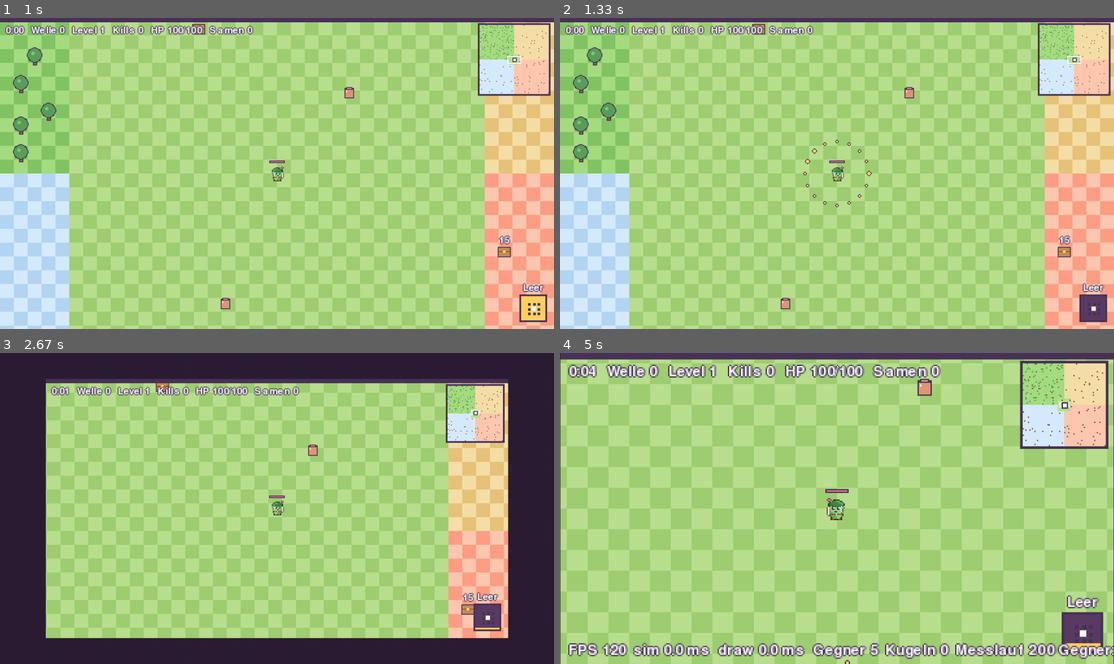
Above: before the commit, frames 1-4 (two rows, left to right).
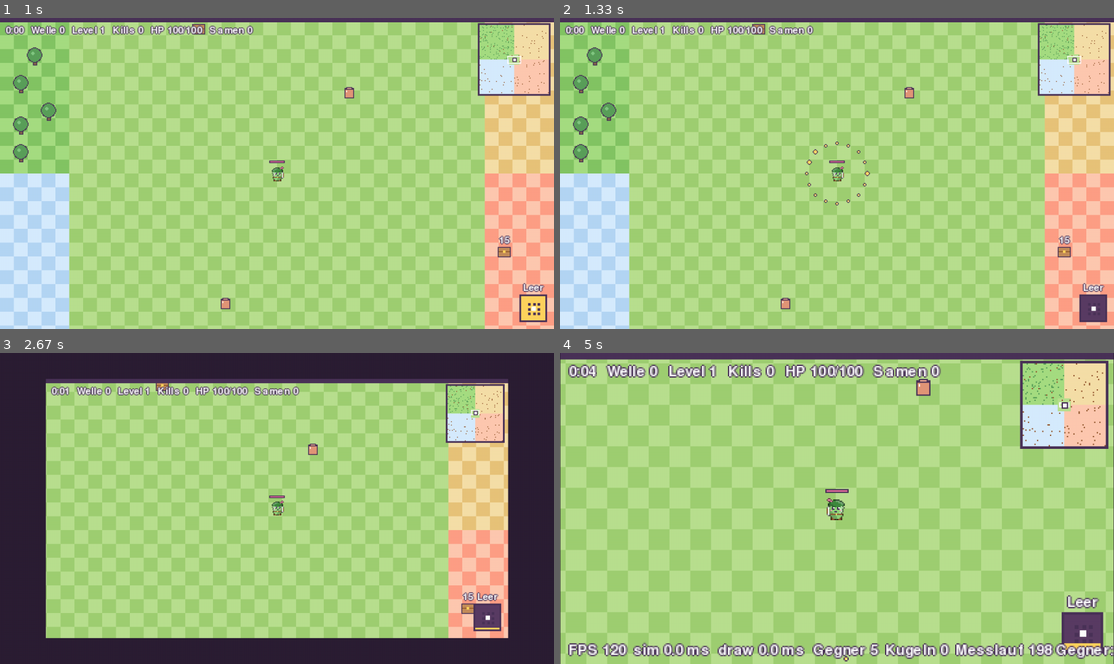
Above: after the commit, the same moments.

Repository: hannes-vnz/last_bean_standing
Game: pygame game, started from src/lastbean/__main__.py
Two runs of this game, one before a commit and one after it. Both use one fixed random seed, a clock stepped at 60 frames per second and the inputs below.
Inputs (mouse positions are in pixels of both pictures, inside the frame that each line leads up to):
- Up to frame 1 (1 s): type "ann" at 0.33 s; tap Enter at 0.67, 0.88 s
- Up to frame 2 (1.33 s): tap Space at 1.22 s
- Up to frame 3 (2.67 s): hold Right 1.55-2.02 s; tap Space at 1.62, 1.92, 2.45 s; tap + at 2.05, 2.53 s; hold Up from 2.38 s (still down)
- Up to frame 4 (5 s): release Up at 2.68 s; click (920, 399) at 2.77 s; hold Right 3.05-3.52 s; tap Space at 3.12, 3.42, 3.62, 3.92, 4.52, 4.85 s; tap 1 at 3.2, 4.6 s; hold Left 3.55-4.08 s; tap + at 3.7, 4.93 s; tap F5 at 4.12 s; hold Down 4.45-4.75 s; hold Left from 4.78 s (still down)

Frame 1 is identical in both runs. In frame 2, 0.2% of the frame differs, in the area x 43-57%, y 39-61%; in frame 3, 2.4%; in frame 4, 4.0%, in the area x 1-100%, y 2-100%.

Commit message:
Smoother and faster: render interpolation, cheaper crowd separation, far-enemy recycling, tap fix in portrait
- Draw between ticks (render/interp.py), browser paces frames, max 3 catch-up steps
- Web drawing buffer at canvas size, CSS upscales (no software scale per frame)
- Separation per grid cell, every 2nd tick: 350 enemies 3.2 -> 2.1 ms per step
- Enemies left far behind jump back to the spawn ring instead of piling up
- Taps map through object-fit: contain and the real canvas element size

Co-Authored-By: Claude Opus 5.5 <noreply@anthropic.com>
Claude-Session: https://claude.ai/code/session_01XQrSRafbp6pJjyk35Vz54b

Diff:
--- a/src/lastbean/app.py
+++ b/src/lastbean/app.py
@@ -22,13 +22,14 @@
 from .meta.profile import ProfileStore, default_store, new_profile, record_run, set_nickname, valid_nickname
 from .online.leaderboard import REFRESH_S, Leaderboard
 from .render.effects import Effects
+from .render.interp import interpolate
 from .render.renderer import CANVAS_H, CANVAS_W, Renderer, effect_palette
 from .sim import DT, PlayerInput, World, WorldConfig
 from .ui import screens
 from .ui.layout import is_compact, logical_size, zoom_step
 from .ui.touch import TouchState
 
-MAX_STEPS_PER_FRAME = 5  # avoid the spiral of death after a stall
+MAX_STEPS_PER_FRAME = 3  # avoid the spiral of death after a stall (slow devices slow down instead)
 WEB = sys.platform == "emscripten"
 STRESS_ENEMIES = 200
 
@@ -280,9 +281,15 @@
         return True
 
     def css_size(self) -> tuple[int, int]:
+        """Size of the canvas element on the page. innerWidth/innerHeight can be wrong right after an
+        iPhone home-screen app starts in portrait (until the first rotation), the element is not."""
         import platform
 
-        return int(platform.window.innerWidth), int(platform.window.innerHeight)
+        canvas = platform.document.getElementById("canvas")
+        w, h = (int(canvas.clientWidth), int(canvas.clientHeight)) if canvas else (0, 0)
+        if w < 50 or h < 50:
+            w, h = int(platform.window.innerWidth), int(platform.window.innerHeight)
+        return w, h
 
     def fit(self, force: bool = False) -> None:
         """Pick the canvas size for the current screen. On the web the page size is polled (rotation)."""
@@ -292,7 +299,9 @@
                 return
             self._css = css
             w, h = logical_size(*css, compact=is_compact(*css), short=self.zoom)
-            self.window = pygame.display.set_mode((w * 2, h * 2))
+            # Drawing buffer = canvas size; CSS scales it up with `image-rendering: pixelated`
+            # (no per-frame software upscale, and 4x fewer pixels to hand to the browser).
+            self.window = pygame.display.set_mode((w, h))
             use_whole_page()
         else:
             if self.window is None:
@@ -313,10 +322,24 @@
 
     def to_canvas(self, event) -> tuple[int, int]:
         """Canvas position of a mouse or finger event (fingers come normalised to 0..1)."""
+        ww, wh = self.window.get_size()
         if event.type in (pygame.FINGERDOWN, pygame.FINGERUP, pygame.FINGERMOTION):
-            ww, wh = self.window.get_size()
-            return self.renderer.window_to_canvas(event.x * ww, event.y * wh)
-        return self.renderer.window_to_canvas(*event.pos)
+            nx, ny = event.x, event.y
+        else:
+            nx, ny = event.pos[0] / ww, event.pos[1] / wh
+        if WEB:
+            nx, ny = contain_point(nx, ny, self.css_size(), (ww, wh))
+        return self.renderer.window_to_canvas(nx * ww, ny * wh)
+
+
+def contain_point(nx: float, ny: float, element: tuple[int, int], buffer: tuple[int, int]) -> tuple[float, float]:
+    """Undo CSS `object-fit: contain`: SDL reports positions relative to the whole canvas element,
+    but the picture is letterboxed inside it whenever the element and the drawing buffer differ in shape."""
+    (cw, ch), (bw, bh) = element, buffer
+    if cw <= 0 or ch <= 0 or bw <= 0 or bh <= 0:
+        return nx, ny
+    s = min(cw / bw, ch / bh)
+    return (nx * cw - (cw - bw * s) / 2) / (bw * s), (ny * ch - (ch - bh * s) / 2) / (bh * s)
 
 
 async def run(
@@ -355,14 +378,15 @@
     was_paused = False
     touch_debug = "" if screen.debug_requested() else None
     last = time.perf_counter()
+    prev_positions = None
     next_fit = 0.0
 
     def new_run() -> None:
-        nonlocal acc
+        nonlocal acc, prev_positions
         game.new_run()
         effects.reset()
         touch.reset()
-        acc = 0.0
+        acc, prev_positions = 0.0, None
 
     def do(action: str | None) -> None:
         """Button actions, shared by touch, mouse and keyboard."""
@@ -537,7 +561,8 @@
                         picked = card_choice(event.key, renderer)
                         if picked is not None:
                             pick_card(picked)
-            acc += min(clock.tick(60 if WEB else 120) / 1000.0, DT * MAX_STEPS_PER_FRAME)
+            # Web: the browser paces frames (requestAnimationFrame), an extra 60 fps cap would drop frames.
+            acc += min((clock.tick() if WEB else clock.tick(120)) / 1000.0, DT * MAX_STEPS_PER_FRAME)
             t0 = time.perf_counter()
             world = game.world
             frame_events: list = []
@@ -559,6 +584,8 @@
                 else:
                     inputs = [combine_input(read_input(0), touch.direction(), touch_ability)]
                     while acc >= DT and not world.paused and not world.over:
+                        if acc < 2 * DT:  # last step of this frame: remember where everything was
+                            prev_positions = world.positions()
                         frame_events += world.step(inputs)
                         acc -= DT
                         inputs = [dataclasses.replace(inputs[0], ability=False)]  # one press, one use
@@ -579,7 +606,10 @@
             buttons = []
             if game.state in ("play", "results", "pause"):
                 debug = f"{timer.text(world)}  {bench_result}" if show_timings else None
-                renderer.draw(world.snapshot(), debug=debug, effects=effects)
+                snap = world.snapshot()
+                if game.state == "play" and not world.paused and effects.hitstop <= 0:
+                    snap = interpolate(snap, prev_positions, acc / DT)  # smooth motion between ticks
+                renderer.draw(snap, debug=debug, effects=effects)
                 if game.state == "play" and touch.stick is not None:
                     renderer.draw_stick(touch.stick)
                 if game.state == "pause":
--- /dev/null
+++ b/src/lastbean/render/interp.py
@@ -0,0 +1,41 @@
+"""Drawing between simulation ticks (render interpolation).
+
+The simulation runs at a fixed 60 ticks per second, the screen at whatever the device manages.
+Drawing the latest tick directly makes movement stutter whenever a frame gets 0 or 2 ticks, so the
+renderer is shown the state `alpha` of the way from the previous tick to the latest one.
+No pygame here, so it is testable headless.
+"""
+
+from __future__ import annotations
+
+import dataclasses
+
+from ..sim import DT
+
+MAX_JUMP2 = 120.0**2  # farther than this in one tick is a teleport (e.g. a recycled enemy): no blending
+
+
+def _mix(prev: tuple[float, float] | None, x: float, y: float, a: float) -> tuple[float, float]:
+    if prev is None:
+        return x, y
+    px, py = prev
+    if (x - px) ** 2 + (y - py) ** 2 > MAX_JUMP2:
+        return x, y
+    return px + (x - px) * a, py + (y - py) * a
+
+
+def interpolate(snap, prev, alpha: float):
+    """Snapshot with players, enemies and projectiles moved back to `alpha` between the two ticks."""
+    if prev is None or alpha >= 1.0:
+        return snap
+    players_prev, enemies_prev = prev
+    a = max(0.0, alpha)
+    back = (1.0 - a) * DT
+    players = tuple(p._replace(**dict(zip(("x", "y"), _mix(players_prev.get(p.player_id), p.x, p.y, a), strict=True)))
+                    for p in snap.players)  # fmt: skip
+    enemies = []
+    for e in snap.enemies:
+        x, y = _mix(enemies_prev.get(e.eid), e.x, e.y, a)
+        enemies.append(e._replace(x=x, y=y))
+    projectiles = tuple(pr._replace(x=pr.x - pr.vx * back, y=pr.y - pr.vy * back) for pr in snap.projectiles)
+    return dataclasses.replace(snap, players=players, enemies=tuple(enemies), projectiles=projectiles)
--- a/src/lastbean/sim/spatial.py
+++ b/src/lastbean/sim/spatial.py
@@ -34,3 +34,10 @@
                 if bucket:
                     out.extend(bucket)
         return out
+
+    def buckets(self):
+        """(cell key, items) in insertion order, for passes that walk cell by cell."""
+        return self._cells.items()
+
+    def bucket(self, key: tuple[int, int]) -> list | None:
+        return self._cells.get(key)
--- a/src/lastbean/sim/tuning.py
+++ b/src/lastbean/sim/tuning.py
@@ -13,6 +13,11 @@
 KILL_EXPLOSION_RADIUS = 60.0  # (text) item "Samenbombe": radius 60
 KILL_EXPLOSION_DAMAGE = 0.5  # (text) 50 % of the killing hit
 EXTRA_ATTACK_DAMAGE = 0.6  # balance.json stat_model
+
+# Performance (28.10.2026, measured: cost grows with the enemy count)
+RECYCLE_DISTANCE = 1100.0  # enemies farther than this from every player jump back to the spawn ring
+RECYCLE_EVERY_TICKS = 30
+SEPARATE_EVERY_TICKS = 2  # crowd separation every 2nd tick (the most expensive pass)
 
 # Pickups (Paket A: magnet; gold and healing follow with Paket C)
 PICKUP_RADIUS = 22.0
--- a/src/lastbean/sim/world.py
+++ b/src/lastbean/sim/world.py
@@ -84,6 +84,9 @@
     PLAYER_RADIUS,
     POT_RADIUS,
     PROJECTILE_RADIUS,
+    RECYCLE_DISTANCE,
+    RECYCLE_EVERY_TICKS,
+    SEPARATE_EVERY_TICKS,
     SPREAD_COS,
     SPREAD_SIN,
     SWARM_SPREAD,
@@ -244,6 +247,8 @@
     y: float
     crit: bool
     weapon: str = ""  # "" for the character's own weapon
+    vx: float = 0.0  # units per second (lets the renderer draw between ticks)
+    vy: float = 0.0
 
 
 class BombView(NamedTuple):
@@ -413,6 +418,8 @@
 
         self._move_players(inputs)
         self._use_abilities(inputs, events)
+        if self.tick % RECYCLE_EVERY_TICKS == 0:
+            self._recycle_far_enemies()
         self._spawn(events)
         self._spawn_bosses(events)
         self._rebuild_grid()
@@ -789,25 +796,56 @@
                 BEHAVIORS.get(e.behavior, BEHAVIORS["chaser"])(self, e, p.x, p.y, d, events)
             if e.elite:
                 tick_affixes(e)
-        # Separation so enemies form a crowd instead of a single dot.
-        g = self._grid
-        for e in self.enemies:
-            for o in g.query(e.x, e.y, e.radius + self._max_radius):
-                if o.eid <= e.eid:
-                    continue
-                dx, dy = o.x - e.x, o.y - e.y
-                d2 = dx * dx + dy * dy
-                min_d = e.radius + o.radius
-                if 1e-9 < d2 < min_d * min_d:
-                    d = math.sqrt(d2)
-                    push = (min_d - d) * 0.5 / d
-                    e.x -= dx * push
-                    e.y -= dy * push
-                    o.x += dx * push
-                    o.y += dy * push
+        self._separate()
         obstacles = self.obstacles
         for e in self.enemies:
             e.x, e.y = self._clamp(*obstacles.push_out(e.x, e.y, e.radius), e.radius)
+
+    def _separate(self) -> None:
+        """Push overlapping enemies apart so they form a crowd instead of a single dot.
+
+        Walks the grid cell by cell and compares each cell with itself and 4 of its neighbours
+        (every neighbouring pair of cells once), which is far cheaper than one radius query per enemy.
+        Pairs farther apart than one cell are skipped; with cells of 64 that only loosens boss/elite pairs.
+        Runs every SEPARATE_EVERY_TICKS ticks: one pass already resolves each overlap completely."""
+        if self.tick % SEPARATE_EVERY_TICKS:
+            return
+        g = self._grid
+        sqrt = math.sqrt
+        for (cx, cy), bucket in g.buckets():
+            groups = [(bucket, True)]
+            for key in ((cx + 1, cy), (cx - 1, cy + 1), (cx, cy + 1), (cx + 1, cy + 1)):
+                other = g.bucket(key)
+                if other:
+                    groups.append((other, False))
+            for i, e in enumerate(bucket):
+                er = e.radius
+                for others, same in groups:
+                    for o in others[i + 1 :] if same else others:
+                        dx, dy = o.x - e.x, o.y - e.y
+                        d2 = dx * dx + dy * dy
+                        min_d = er + o.radius
+                        if 1e-9 < d2 < min_d * min_d:
+                            d = sqrt(d2)
+                            push = (min_d - d) * 0.5 / d
+                            e.x -= dx * push
+                            e.y -= dy * push
+                            o.x += dx * push
+                            o.y += dy * push
+
+    def _recycle_far_enemies(self) -> None:
+        """Enemies left far behind are moved back to the spawn ring around a player (no new spawn,
+        same HP), so the fight stays on screen and the enemy count does not pile up."""
+        alive = [p for p in self.players if p.alive]
+        if not alive:
+            return
+        far2 = RECYCLE_DISTANCE * RECYCLE_DISTANCE
+        for e in self.enemies:
+            if e.boss or e.elite:
+                continue
+            if all((e.x - p.x) ** 2 + (e.y - p.y) ** 2 > far2 for p in alive):
+                x, y = self._spawn_point(alive)
+                e.x, e.y = self._clamp(*self.obstacles.push_out(x, y, e.radius), e.radius)
 
     def _kill(self, e: Enemy, killer: int | None, events: list[Event]) -> None:
         events.append(EnemyKilled(self.tick, killer, e.eid, e.kind, e.x, e.y))
@@ -1367,7 +1405,7 @@
                 )
                 for e in self.enemies
             ),  # fmt: skip
-            projectiles=tuple(ProjectileView(pr.x, pr.y, pr.crit, pr.weapon) for pr in self.projectiles),
+            projectiles=tuple(ProjectileView(pr.x, pr.y, pr.crit, pr.weapon, pr.vx, pr.vy) for pr in self.projectiles),
             orbs=tuple(OrbView(o.x, o.y, o.value, o.kind) for o in self.orbs),
             enemy_shots=tuple(EnemyShotView(s.x, s.y, s.lobbed, s.tx, s.ty) for s in self.enemy_shots),
             hazards=tuple(HazardView(h.spec.kind, h.x, h.y, h.spec.radius, h.delay <= 0) for h in self.hazards),
@@ -1397,6 +1435,10 @@
             t = 1.0 - b.delay / b.flight if b.flight > 0 else 1.0
             bombs.append(BombView(b.x + (b.tx - b.x) * t, b.y + (b.ty - b.y) * t, b.tx, b.ty, t, b.radius))
         return dict(orbiters=tuple(orbiters), auras=tuple(auras), bombs=tuple(bombs))
+
+    def positions(self) -> tuple[dict[int, tuple[float, float]], dict[int, tuple[float, float]]]:
+        """Player and enemy positions now; taken before a step, they let the renderer draw between ticks."""
+        return {p.player_id: (p.x, p.y) for p in self.players}, {e.eid: (e.x, e.y) for e in self.enemies}
 
     def state_hash(self) -> str:
         """Hash over the full simulation state, for determinism tests and later desync detection."""
--- /dev/null
+++ b/tests/test_smooth.py
@@ -0,0 +1,38 @@
+"""Render interpolation, tap mapping with letterboxing, far-enemy recycling (28.10.2026)."""
+
+import pytest
+
+from lastbean.app import contain_point
+from lastbean.render.interp import interpolate
+from lastbean.sim import TICK_HZ, Enemy, PlayerInput, World
+from lastbean.sim.tuning import RECYCLE_DISTANCE
+
+
+def test_interpolation_blends_between_ticks(make_config):
+    w = World(1, make_config(enemy_target=0))
+    prev = w.positions()
+    w.step([PlayerInput(0, 1, 0)])
+    snap = w.snapshot()
+    half = interpolate(snap, prev, 0.5)
+    x0, x1 = prev[0][0][0], snap.players[0].x
+    assert half.players[0].x == pytest.approx((x0 + x1) / 2)
+    assert interpolate(snap, prev, 1.0) is snap and interpolate(snap, None, 0.3) is snap
+
+
+def test_contain_point_undoes_letterboxing():
+    # buffer 360x640 (portrait) shown in a 1000x1000 element: picture 562.5 wide, centred
+    assert contain_point(0.5, 0.5, (1000, 1000), (360, 640)) == pytest.approx((0.5, 0.5))
+    left_edge = (1000 - 562.5) / 2 / 1000
+    assert contain_point(left_edge, 0.0, (1000, 1000), (360, 640)) == pytest.approx((0.0, 0.0))
+    assert contain_point(0.3, 0.7, (360, 640), (360, 640)) == pytest.approx((0.3, 0.7))
+
+
+def test_far_enemies_are_recycled_near_the_player(make_config):
+    w = World(1, make_config(enemy_target=0, mob={"speed": 0.0}))
+    p, m = w.players[0], w.config.mobs[0]
+    w.enemies.append(Enemy(0, m.id, p.x + RECYCLE_DISTANCE + 500, p.y, 10.0, 10.0, 0.0, 1.0, m.radius))
+    w._next_eid = 1
+    for _ in range(TICK_HZ):
+        w.step([PlayerInput(0)])
+    e = w.enemies[0]
+    assert ((e.x - p.x) ** 2 + (e.y - p.y) ** 2) ** 0.5 < RECYCLE_DISTANCE and e.hp == 10.0
